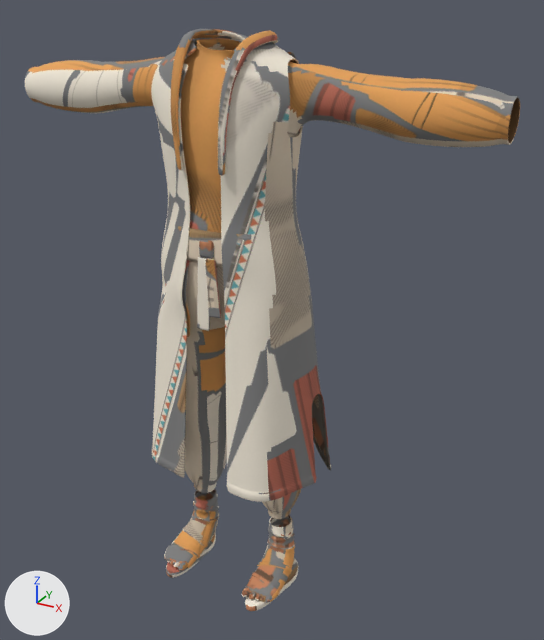
One commit to the glTF model data/characters/traveller-v2/outfits/salt-pilgrim/salt-pilgrim.glb: the scene before it, then after it.
Before and after are seen from a camera (50 mm lens) standing at (0.971, -1.544, 1.599) and looking at (0.073, 0.089, 0.782). Lighting does not change. The marker at lower left points along +X, +Y and +Z. The picture after the commit comes second. Vertices at exactly the same position are counted once.

In view in the first picture: 'Hood', 'PilgrimTrousers', 'Robe', 'Sandals', 'Sash', 'Soles', 'Tunic'.
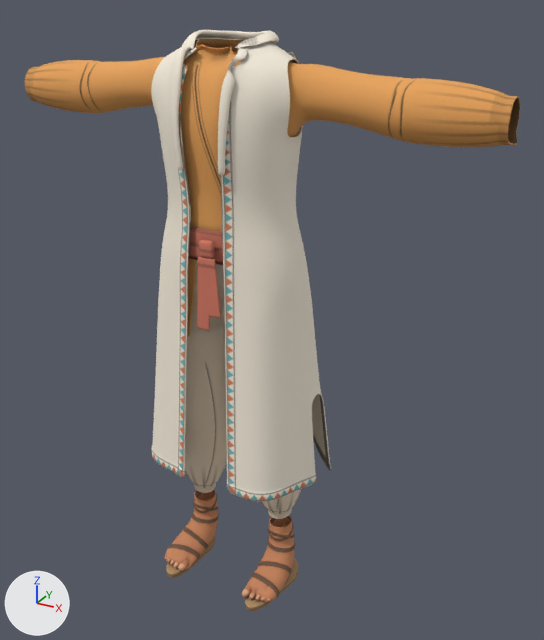
Diff of the bpy script that builds the scene:
```diff
--- a/data/characters/traveller-v2/outfits/salt-pilgrim/salt-pilgrim.glb.py
+++ b/data/characters/traveller-v2/outfits/salt-pilgrim/salt-pilgrim.glb.py
@@ me_hood @@
-me_hood.from_pydata(...)  # 1655 vertices, 3216 faces; spans x -0.141..0.14, y -0.125..0.185, z 1.119..1.513
+me_hood.from_pydata(...)  # 1679 vertices, 3264 faces; spans x -0.14..0.14, y -0.125..0.185, z 1.119..1.512
+# me_hood part 1: 370 vertices moved from x -0.141..0.14, y -0.125..0.159, z 1.301..1.468 to x -0.14..0.14, y -0.125..0.16, z 1.3..1.467; 589 vertices removed from x -0.112..0.112, y -0.096..0.131, z 1.425..1.513; 613 vertices added at x -0.113..0.107, y -0.096..0.13, z 1.426..1.512
+# me_hood part 2: 2003 kept faces spanning x -0.14..0.14, y -0.125..0.185, z 1.119..1.467 get new texture (UV) coordinates
 me_hood.materials.append(mat_outfit_salt_pilgrim)
@@ me_pilgrimtrousers @@
-me_pilgrimtrousers.from_pydata(...)  # 1901 vertices, 3700 faces; spans x -0.203..0.203, y -0.103..0.12, z 0.206..1.09
+me_pilgrimtrousers.from_pydata(...)  # 1899 vertices, 3696 faces; spans x -0.203..0.203, y -0.081..0.12, z 0.206..1.086
+# me_pilgrimtrousers part 3: 507 vertices moved from x -0.195..0.195, y -0.103..0.118, z 0.549..1.09 to x -0.194..0.194, y -0.081..0.117, z 0.549..1.086; 2 vertices removed from x -0.126..0.073, y -0.039..0.093, z 1.086..1.087; 2 vertices added at x -0.12..0.109, y -0.035..0.066, z 1.085
+# me_pilgrimtrousers part 4: 3191 kept faces spanning x -0.203..0.203, y -0.081..0.12, z 0.206..1.086 get new texture (UV) coordinates
+# other edits to the shape of me_pilgrimtrousers do not show in these pictures
 me_pilgrimtrousers.materials.append(mat_outfit_salt_pilgrim)
@@ me_robe @@
-me_robe.from_pydata(...)  # 8302 vertices, 16071 faces; spans x -0.266..0.271, y -0.152..0.239, z 0.369..1.493
+me_robe.from_pydata(...)  # 8302 vertices, 16072 faces; spans x -0.266..0.271, y -0.152..0.239, z 0.369..1.493
+# me_robe part 5: 2164 of 8302 vertices moved; they spanned x -0.263..0.269, y -0.149..0.236, z 0.37..1.493 and now span x -0.263..0.269, y -0.149..0.236, z 0.37..1.492; mean shift (0.0, 0.001, 0.0); largest move (-0.093, -0.021, 1.475) -> (-0.098, 0.223, 0.393)
+# me_robe part 6: 12179 kept faces spanning x -0.266..0.271, y -0.152..0.239, z 0.369..1.493 get new texture (UV) coordinates
 me_robe.materials.append(mat_outfit_salt_pilgrim)
@@ me_sandals @@
-me_sandals.from_pydata(...)  # 1817 vertices, 3566 faces; spans x -0.194..0.193, y -0.129..0.083, z 0.017..0.178
+me_sandals.from_pydata(...)  # 1785 vertices, 3502 faces; spans x -0.193..0.193, y -0.127..0.078, z 0.017..0.178
+# me_sandals part 7: 338 vertices moved from x 0.094..0.193, y -0.127..0.081, z 0.017..0.178 to x 0.092..0.192, y -0.126..0.078, z 0.018..0.178; 168 vertices removed from x 0.094..0.189, y -0.129..0.08, z 0.017..0.136; 150 vertices added at x 0.092..0.19, y -0.127..0.077, z 0.017..0.138
+# me_sandals part 8: 428 vertices moved from x -0.194..-0.091, y -0.126..0.083, z 0.018..0.178 to x -0.193..-0.091, y -0.127..0.078, z 0.017..0.178; 73 vertices removed from x -0.176..-0.092, y -0.126..0.081, z 0.017..0.094; 59 vertices added at x -0.175..-0.092, y -0.127..0.078, z 0.017..0.093
+# me_sandals part 9: 2588 kept faces spanning x -0.193..0.193, y -0.127..0.078, z 0.017..0.178 get new texture (UV) coordinates
 me_sandals.materials.append(mat_outfit_salt_pilgrim)
@@ me_sash @@
-me_sash.from_pydata(...)  # 1294 vertices, 2576 faces; spans x -0.172..0.172, y -0.12..0.128, z 0.817..1.076
+me_sash.from_pydata(...)  # 1294 vertices, 2576 faces; spans x -0.171..0.171, y -0.12..0.128, z 0.818..1.072
+# me_sash part 10: 587 of 1294 vertices moved; they spanned x -0.172..0.171, y -0.113..0.12, z 0.989..1.076 and now span x -0.171..0.171, y -0.112..0.119, z 0.989..1.072; mean shift (0.0, 0.007, -0.001); largest move (0.087, -0.105, 1.002) -> (0.08, -0.078, 1.0)
+# me_sash part 11: texture (UV) coordinates of 2576 of 2576 faces, centred in x -0.172..0.171, y -0.119..0.127, z 0.817..1.072, changed; they spanned u 0.0..0.98, v 0.0..0.94 and now span u 0.0..0.98, v 0.0..0.93
 me_sash.materials.append(mat_outfit_salt_pilgrim)
@@ me_soles @@
 me_soles.from_pydata(...)  # 564 vertices, 1080 faces; spans x -0.196..0.196, y -0.161..0.081, z 0.0..0.04
+# me_soles part 12: 1080 kept faces spanning x -0.196..0.196, y -0.161..0.081, z 0.0..0.04 get new texture (UV) coordinates
 me_soles.materials.append(mat_outfit_salt_pilgrim)
@@ me_tunic @@
-me_tunic.from_pydata(...)  # 9903 vertices, 19450 faces; spans x -0.651..0.651, y -0.121..0.147, z 0.778..1.491
+me_tunic.from_pydata(...)  # 9995 vertices, 19627 faces; spans x -0.651..0.66, y -0.107..0.147, z 0.779..1.491
+# me_tunic part 13: 2413 vertices moved from x -0.204..0.206, y -0.11..0.124, z 0.779..1.491 to x -0.203..0.205, y -0.105..0.123, z 0.779..1.491; 554 vertices removed from x -0.163..0.13, y -0.121..0.017, z 0.778..1.491; 639 vertices added at x -0.154..0.125, y -0.107..0.037, z 0.779..1.491
+# me_tunic part 14: 296 vertices moved from x 0.347..0.65, y 0.023..0.114, z 1.293..1.349 to x 0.347..0.66, y 0.023..0.115, z 1.293..1.349; 18 vertices removed from x 0.627..0.648, y 0.025..0.092, z 1.309..1.349; 25 vertices added at x 0.629..0.652, y 0.026..0.092, z 1.309..1.349
+# me_tunic part 15: 17382 kept faces spanning x -0.651..0.66, y -0.107..0.147, z 0.779..1.491 get new texture (UV) coordinates
 me_tunic.materials.append(mat_outfit_salt_pilgrim)
```

Location of each change, (x1, y1, x2, y2) in pixels of the pictures (544 x 640 px; the box of a moved part takes in the faces that stretch with it):
'PilgrimTrousers', reshaped: before (185, 261, 301, 519); after (185, 260, 301, 519)
'Sandals', reshaped: before (164, 489, 295, 603); after (165, 490, 295, 602)
'Hood', reshaped: before (171, 29, 296, 176); after (171, 30, 297, 176)
'Sash', reshaped, surface changed: before (178, 226, 251, 331); after (188, 227, 223, 331)
part 1 of me_hood, moved or reshaped: before (171, 29, 296, 142); after (171, 30, 297, 143)
part 2 of me_hood, surface changed: (171, 52, 296, 176) in both
part 3 of me_pilgrimtrousers, moved or reshaped: before (186, 261, 225, 414); after (186, 260, 225, 414)
part 4 of me_pilgrimtrousers, surface changed: (185, 263, 301, 518) in both
part 5 of me_robe, moved or reshaped: (158, 38, 331, 478) in both
part 6 of me_robe, surface changed (lighter): (152, 42, 326, 502) in both
part 7 of me_sandals, moved or reshaped: before (246, 515, 291, 603); after (246, 516, 293, 602)
part 8 of me_sandals, moved or reshaped: before (164, 489, 219, 569); after (165, 490, 219, 569)
part 9 of me_sandals, surface changed: (165, 490, 295, 602) in both
part 10 of me_sash, moved or reshaped: before (178, 226, 251, 267); after (188, 227, 223, 265)
part 11 of me_sash, surface changed: before (178, 226, 251, 331); after (188, 227, 223, 331)
part 12 of me_soles, surface changed: (165, 533, 298, 611) in both
part 13 of me_tunic, moved or reshaped: before (181, 39, 240, 337); after (181, 39, 246, 337)
part 14 of me_tunic, moved or reshaped: (375, 122, 517, 147) in both
part 15 of me_tunic, surface changed: (25, 39, 520, 268) in both
